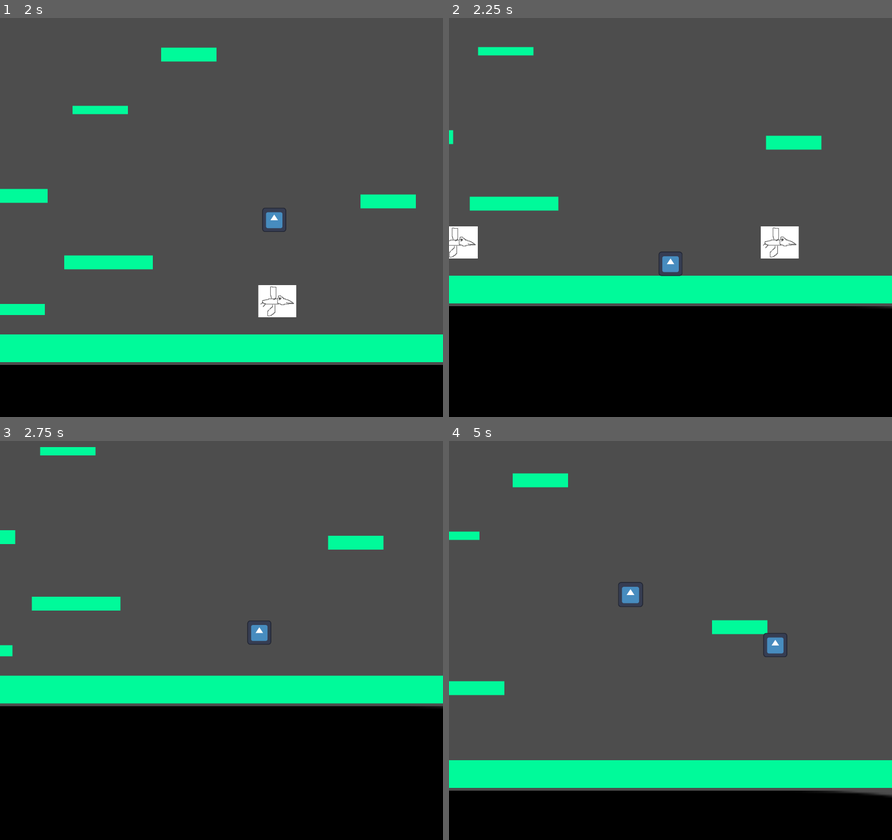
Above: before the commit, frames 1-4 (two rows, left to right).
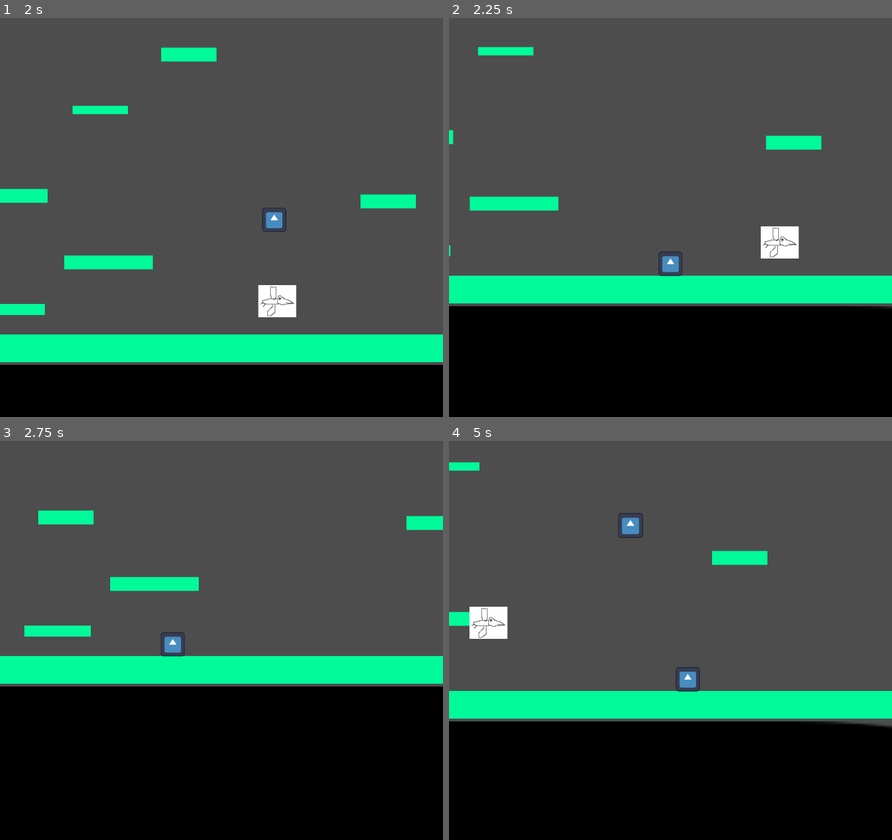
Above: after the commit, the same moments.

Repository: ArthurVayner/GameJam2026
Game: Godot game, scene res://Scenes/Main.tscn
Same seed, same stepped clock (60 frames per second), same inputs: the game is played once before the commit and once after it. The engine's default icon, where the game draws it, is replaced by a stand-in: a white triangle on a blue panel in a dark square.
Inputs:
- Up to frame 1 (2 s): hold Right (go_right) from 0.53 s (still down); tap W (jump) at 0.77, 1.52 s
- Up to frame 2 (2.25 s): release Right (go_right) at 2.03 s; hold Left (go_left) from 2.03 s (still down)
- Up to frame 3 (2.75 s): keep holding Left (go_left)
- Up to frame 4 (5 s): release Left (go_left) at 2.78 s; hold Right (go_right) 2.78-4.28 s; tap W (jump) at 3.02, 3.77, 4.52 s; hold Left (go_left) from 4.28 s (still down)

Frame 1 is identical in both runs. In frame 2, 0.5% of the frame differs, in the area x 0-7%, y 52-61%; in frame 3, 15%; in frame 4, 28%, in the area x 0-100%, y 5-90%.

Commit message:
change reset_bird_timer

Diff:
--- a/Scripts/main.gd
+++ b/Scripts/main.gd
@@ -12,7 +12,7 @@
 var falling_object_interval: int = 2
 
 func reset_bird_timer() -> void:
-	bird_timer.start(randf_range(1,3))
+	bird_timer.start(randf_range(2,7))
 
 # Called when the node enters the scene tree for the first time.
 func _ready() -> void:
@@ -45,6 +45,6 @@
 
 func _on_bird_timer_timeout() -> void:
 	var birdsAmount : int= [1,1,1,2,2,3].pick_random()
-	for i in range(0,birdsAmount):
+	for i in range(0, birdsAmount):
 		spawneBird()
 	reset_bird_timer()
